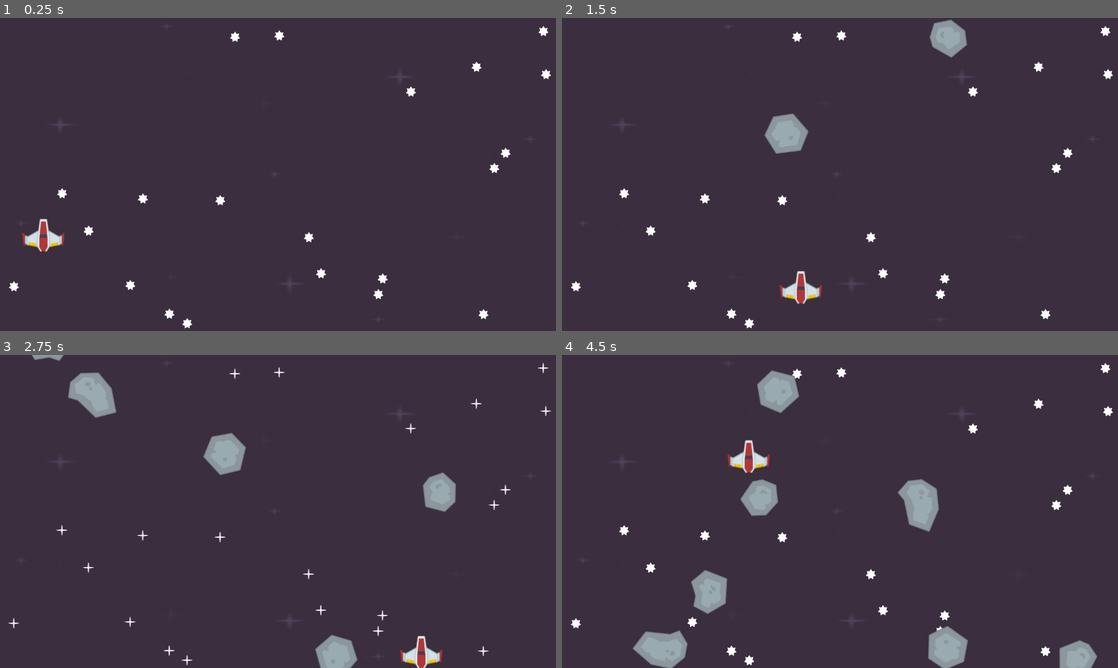
Above: before the commit, frames 1-4 (two rows, left to right).
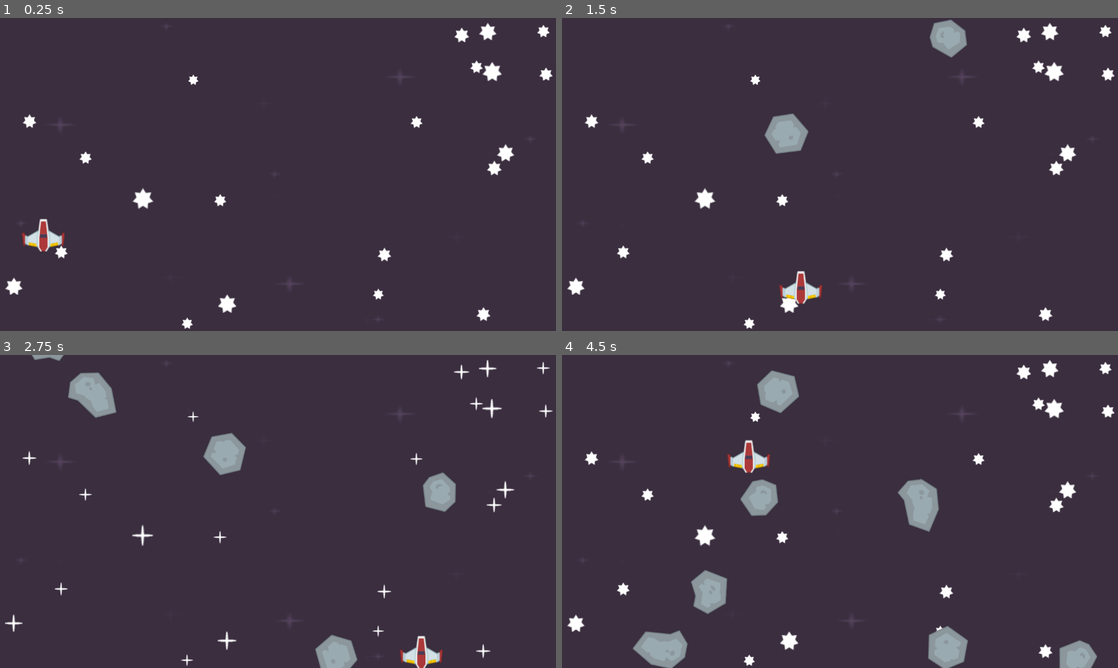
Above: after the commit, the same moments.

Repository: ericjohnadamos/space_shooter
Game: Godot game, scene res://Scene/level.tscn
Same seed, same stepped clock (60 frames per second), same inputs: the game is played once before the commit and once after it.
Inputs (mouse positions are in pixels of both pictures, inside the frame that each line leads up to):
- Up to frame 1 (0.25 s): no input
- Up to frame 2 (1.5 s): tap Enter at 0.5, 1.35 s; move the mouse to (962, 158) at 0.52 s; hold Right (right) 0.53-1.28 s; tap Space (shoot) at 0.6 s; click (962, 158) at 0.67 s; move the mouse to (728, 190) at 1.27 s; hold Down (down) from 1.28 s (still down)
- Up to frame 3 (2.75 s): move the mouse to (333, 442) at 2.02 s; release Down (down) at 2.03 s; hold Right (right) from 2.03 s (still down); tap F at 2.1 s
- Up to frame 4 (4.5 s): move the mouse to (812, 574) at 2.77 s; release Right (right) at 2.78 s; hold Up (up) 2.78-3.53 s; tap Space (shoot) at 2.85 s; click (812, 574) at 2.92 s; move the mouse to (1006, 558) at 3.52 s; hold Left (left) from 3.53 s (still down); tap Enter at 3.6 s; move the mouse to (673, 464) at 4.27 s; tap F at 4.35 s

The runs differ from the first frame. In frame 1, 1.7% of the frame differs, in the area x 0-100%, y 1-100%; in frame 2, 1.7%; in frame 3, 0.8%; in frame 4, 1.7%.

Commit message:
Randomize star scaling

Diff:
--- a/Scene/level.gd
+++ b/Scene/level.gd
@@ -8,9 +8,15 @@
 	var size := get_viewport().get_visible_rect().size
 	var rng := RandomNumberGenerator.new()
 	for star in $Stars.get_children():
+		# randomize position
 		var rand_x = rng.randi_range(0, size.x)
 		var rand_y = rng.randi_range(0, size.y)
 		star.position = Vector2(rand_x, rand_y)
+
+		# randomize scale
+		var rand_scale = rng.randf_range(1, 2)
+		star.scale = Vector2(rand_scale, rand_scale)
+
 
 func _on_meteor_timer_timeout() -> void:
 	# create an instance
